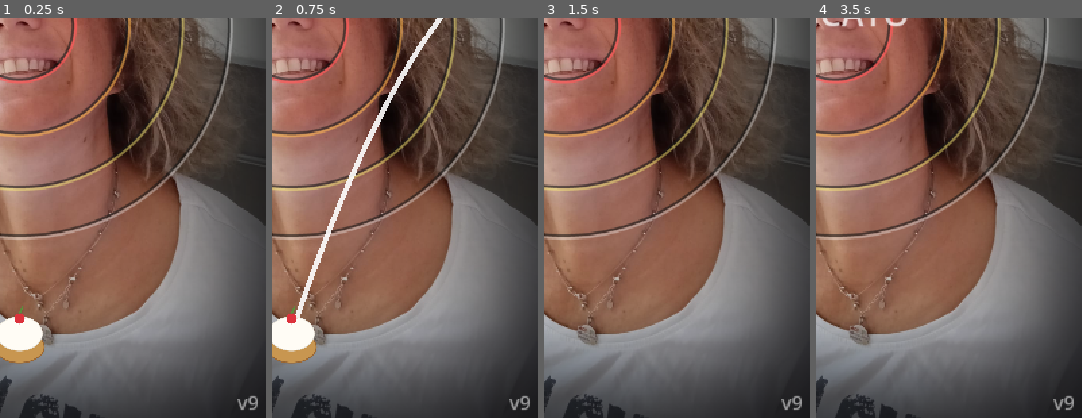
Above: before the commit, frames 1-4 (left to right).
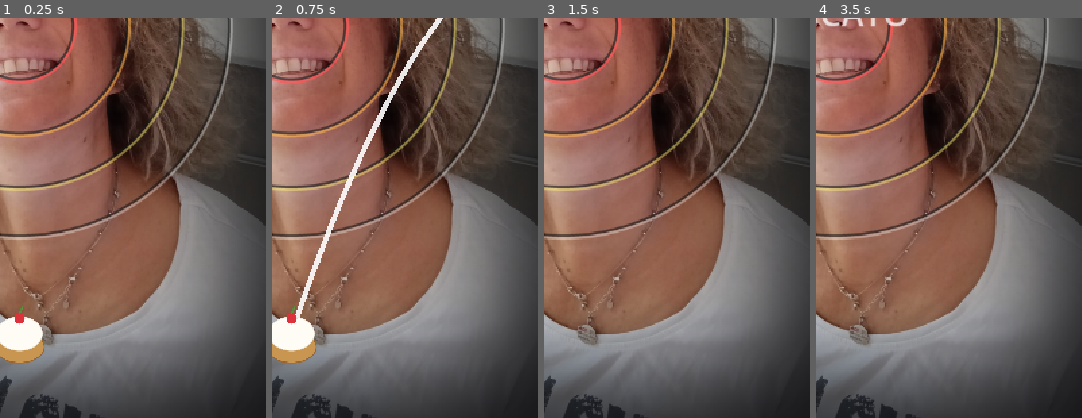
Above: after the commit, the same moments.

Repository: nicolaregge-pulse/corso-godot
Game: Godot game, scene res://main.tscn
The game is run twice, just before and just after one commit, with the same random seed, the same clock (stepped at 60 frames per second) and the same inputs.
Inputs (mouse positions are % of the whole screen's width and height, from its top left):
- Up to frame 1 (0.25 s): no input
- Up to frame 2 (0.75 s): tap Enter (ui_accept) at 0.5 s; move the mouse to (72, 45) at 0.52 s; click (72, 45) at 0.67 s
- Up to frame 3 (1.5 s): tap Enter (ui_accept) at 0.77 s; drag from (30, 55) to (45, 70) at 1.27 s
- Up to frame 4 (3.5 s): move the mouse to (60, 28) at 2.02 s; click (60, 28) at 2.17 s; drag from (45, 70) to (20, 35) at 2.77 s
The pictures show only the part of the screen within x 46-96%, y 50-100%; the shares and areas given below are measured in that part.

The runs differ from the first frame. In frame 1, 0.1% of the frame differs, in the area x 89-97%, y 94-98%; in frame 2, 0.1%; in frame 3, 0.1%; in frame 4, 0.1%.

Commit message:
Torta: rimossa la scritta di servizio dall'angolo (versione pulita)
Co-Authored-By: Claude Opus 4.8 <noreply@anthropic.com>
Claude-Session: https://claude.ai/code/session_01Vq5FU5TvjomBhpm5HhNzUc

Diff:
--- a/torta-in-faccia/main.gd
+++ b/torta-in-faccia/main.gd
@@ -88,12 +88,6 @@
 	rigiocaVar.position = Vector2(vp.x / 2.0 - 100.0, vp.y * 0.80 + 100.0)
 	rigiocaVar.pressed.connect(_ricomincia)
 	rigiocaVar.visible = false
-	var ver: Label = Label.new()
-	ver.text = "v9"
-	ver.add_theme_font_size_override("font_size", 26)
-	ver.modulate = Color(1, 1, 1, 0.55)
-	ver.position = Vector2(vp.x - 66.0, vp.y - 44.0)
-	add_child(ver)
 	_aggiorna_hud()
 
 func _input(event: InputEvent) -> void:
Not shown, changed: docs/torta/index.html
Not shown, changed: docs/torta/index.pck
